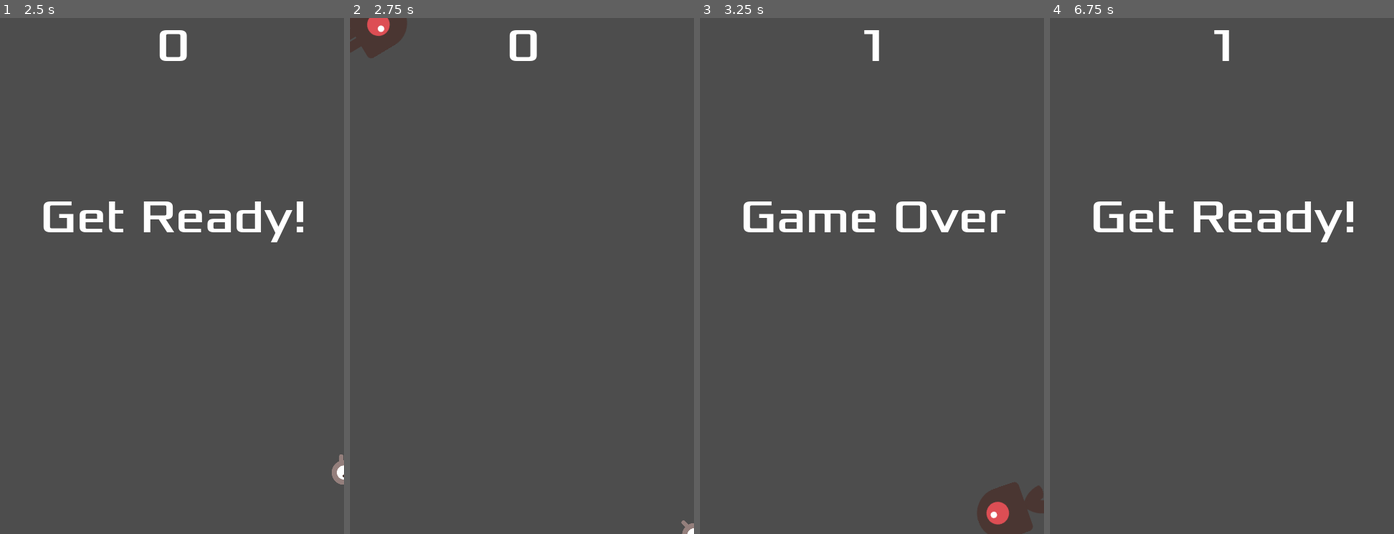
Above: before the commit, frames 1-4 (left to right).
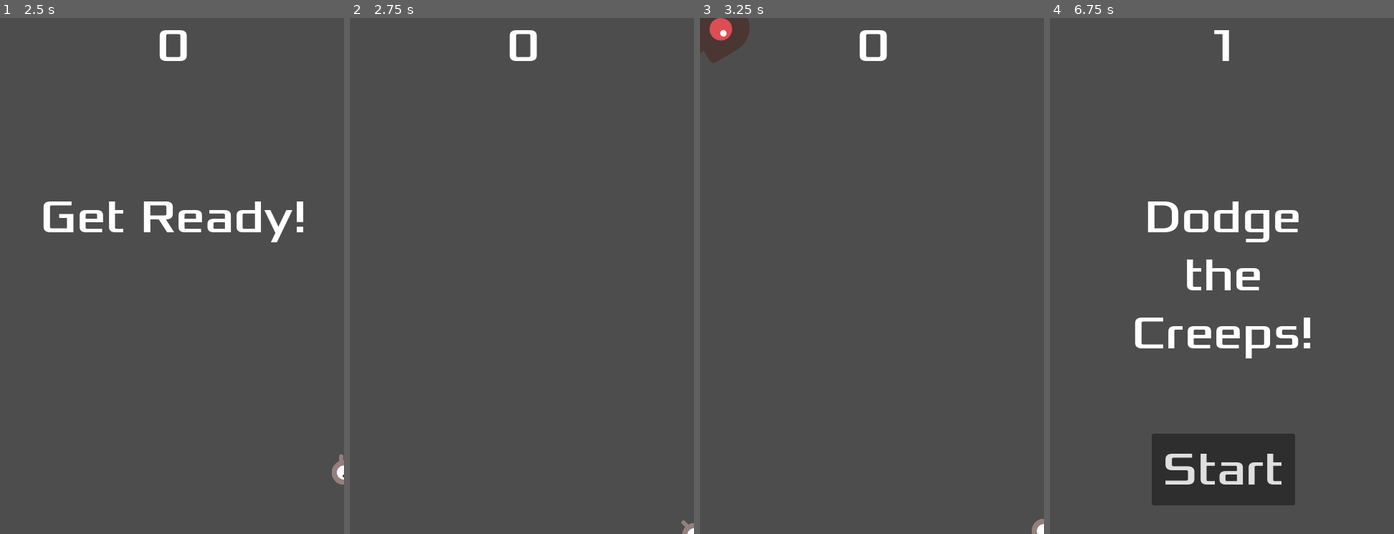
Above: after the commit, the same moments.

Repository: seitamuro/godot-official-tutorial
Game: Godot game, scene res://main.tscn
The game is run twice, just before and just after one commit, with the same random seed, the same clock (stepped at 60 frames per second) and the same inputs.
Inputs (mouse positions are in pixels of both pictures, inside the frame that each line leads up to):
- Up to frame 1 (2.5 s): click "Start" at 0.5 s; tap Enter at 1.25 s; hold D (move_right) 1.28-2.03 s; hold S (move_down) from 2.03 s (still down)
- Up to frame 2 (2.75 s): keep holding S (move_down)
- Up to frame 3 (3.25 s): release S (move_down) at 2.78 s; hold D (move_right) from 2.78 s (still down)
- Up to frame 4 (6.75 s): release D (move_right) at 3.53 s; hold W (move_up) 3.53-4.28 s; hold A (move_left) 4.28-5.78 s; tap Space at 5 s; hold S (move_down) 5.78-6.5 s; click (1222, 472) at 6.5 s, where only the run before the commit has a clickable "Start"

Frame 1 is identical in both runs. In frame 2, 1.0% of the frame differs, in the area x 0-17%, y 0-8%; in frame 3, 4.5%; in frame 4, 9.7%, in the area x 12-89%, y 35-95%.

Commit message:
HUDのツリー構造を修正

Diff:
--- a/HUD.gd
+++ b/HUD.gd
@@ -1,4 +1,4 @@
-extends Control
+extends CanvasLayer
 
 signal start_game
 
@@ -30,7 +30,6 @@
 	$ScoreLabel.text = str(score)
 
 func _on_message_timer_timeout():
-	print_debug("Message timer timeout")
 	$Message.hide()
 
 func _on_start_button_pressed():
--- a/hud.tscn
+++ b/hud.tscn
@@ -4,39 +4,24 @@
 [ext_resource type="FontFile" uid="uid://cdsshahmdka48" path="res://fonts/Xolonium-Regular.ttf" id="2_n7gn1"]
 
 [node name="HUD" type="CanvasLayer"]
+script = ExtResource("1_8nb7i")
 
-[node name="HUD" type="Control" parent="."]
+[node name="Control" type="Control" parent="."]
 layout_mode = 3
 anchors_preset = 0
-offset_right = 483.0
-offset_bottom = 721.0
-script = ExtResource("1_8nb7i")
+offset_right = 40.0
+offset_bottom = 40.0
 
-[node name="ScoreLabel" type="Label" parent="HUD"]
-layout_mode = 1
-anchors_preset = 5
-anchor_left = 0.5
-anchor_right = 0.5
-offset_left = -20.0
-offset_right = 20.0
-offset_bottom = 78.0
-grow_horizontal = 2
-theme_override_fonts/font = ExtResource("2_n7gn1")
-theme_override_font_sizes/font_size = 64
-text = "0"
-horizontal_alignment = 1
-
-[node name="Message" type="Label" parent="HUD"]
-layout_mode = 1
+[node name="Message" type="Label" parent="."]
 anchors_preset = 8
 anchor_left = 0.5
 anchor_top = 0.5
 anchor_right = 0.5
 anchor_bottom = 0.5
-offset_left = -240.0
-offset_top = -121.5
-offset_right = 240.0
-offset_bottom = 121.5
+offset_left = -238.5
+offset_top = -121.0
+offset_right = 241.5
+offset_bottom = 122.0
 grow_horizontal = 2
 grow_vertical = 2
 theme_override_fonts/font = ExtResource("2_n7gn1")
@@ -47,26 +32,38 @@
 horizontal_alignment = 1
 autowrap_mode = 2
 
-[node name="StartButton" type="Button" parent="HUD"]
-layout_mode = 1
+[node name="StartButton" type="Button" parent="."]
 anchors_preset = 7
 anchor_left = 0.5
 anchor_top = 1.0
 anchor_right = 0.5
 anchor_bottom = 1.0
-offset_left = -100.0
-offset_top = -141.0
-offset_right = 100.0
-offset_bottom = -41.0
+offset_left = -98.5
+offset_top = -140.0
+offset_right = 101.5
+offset_bottom = -40.0
 grow_horizontal = 2
 grow_vertical = 0
 theme_override_fonts/font = ExtResource("2_n7gn1")
 theme_override_font_sizes/font_size = 64
 text = "Start"
 
-[node name="MessageTimer" type="Timer" parent="HUD"]
+[node name="MessageTimer" type="Timer" parent="."]
 wait_time = 2.0
 one_shot = true
 
-[connection signal="pressed" from="HUD/StartButton" to="HUD" method="_on_start_button_pressed"]
-[connection signal="timeout" from="HUD/MessageTimer" to="HUD" method="_on_message_timer_timeout"]
+[node name="ScoreLabel" type="Label" parent="."]
+anchors_preset = 5
+anchor_left = 0.5
+anchor_right = 0.5
+offset_left = -21.0
+offset_right = 24.0
+offset_bottom = 81.0
+grow_horizontal = 2
+theme_override_fonts/font = ExtResource("2_n7gn1")
+theme_override_font_sizes/font_size = 64
+text = "0"
+horizontal_alignment = 1
+
+[connection signal="pressed" from="StartButton" to="." method="_on_start_button_pressed"]
+[connection signal="timeout" from="MessageTimer" to="." method="_on_message_timer_timeout"]
--- a/main.gd
+++ b/main.gd
@@ -17,17 +17,18 @@
 func _on_player_hit():
 	$ScoreTimer.stop()
 	$MobTimer.stop()
-	$HUD/HUD.show_game_over()
+	$HUD.show_game_over()
 
 func new_game():
 	score = 0
+	$HUD.update_score(score)
 	$Player.start($StartPosition.position)
 	$StartTimer.start()
 	get_tree().call_group("mobs", "queue_free")
 
 func _on_score_timer_timeout():
 	score += 1
-	$HUD/HUD.update_score(score)
+	$HUD.update_score(score)
 
 func _on_start_timer_timeout():
 	$MobTimer.start()
@@ -49,3 +50,7 @@
 	mob.linear_velocity = velocity.rotated(direction)
 
 	add_child(mob)
+
+
+func _on_hud_start_game():
+	new_game()
--- a/main.tscn
+++ b/main.tscn
@@ -38,15 +38,8 @@
 
 [node name="HUD" parent="." instance=ExtResource("4_2p1wu")]
 
-[node name="ColorRect" type="ColorRect" parent="."]
-anchors_preset = 15
-anchor_right = 1.0
-anchor_bottom = 1.0
-grow_horizontal = 2
-grow_vertical = 2
-color = Color(0.403922, 0.709804, 1, 1)
-
 [connection signal="timeout" from="MobTimer" to="." method="_on_mob_timer_timeout"]
 [connection signal="timeout" from="ScoreTimer" to="." method="_on_score_timer_timeout"]
 [connection signal="timeout" from="StartTimer" to="." method="_on_start_timer_timeout"]
 [connection signal="hit" from="Player" to="." method="_on_player_hit"]
+[connection signal="start_game" from="HUD" to="." method="_on_hud_start_game"]
